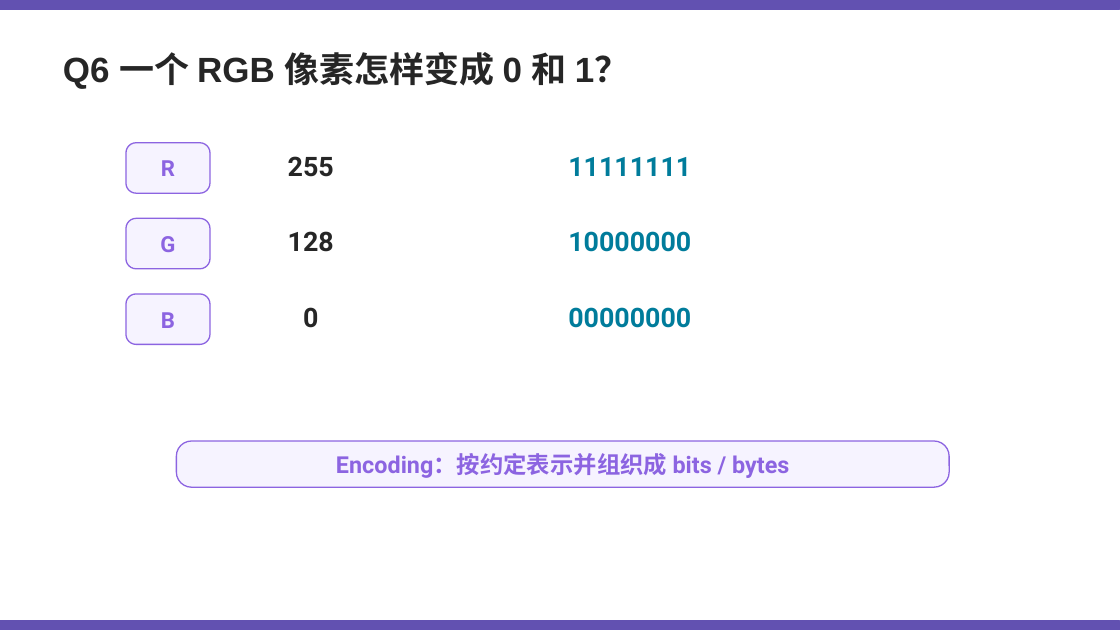
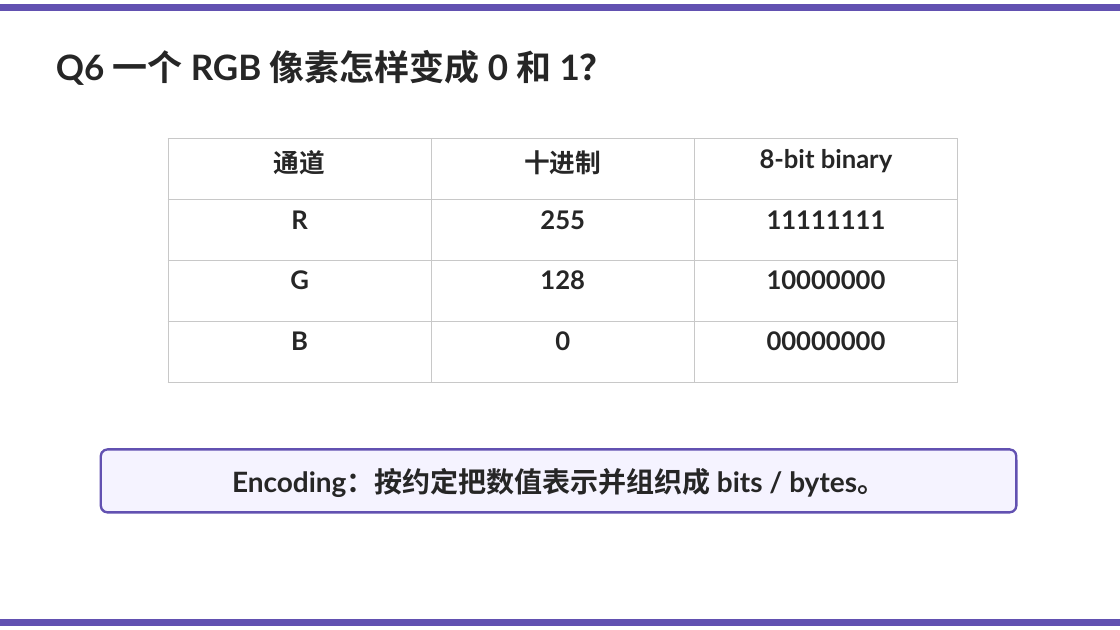
Before and after one commit to Kunonepeng/shtick, a slide deck: slide 18 of 1-2-encoding/1-2-3-image-encoding/image-encoding-v1.pptx (slide 16 before the commit). Drawn at 1120x630 pixels with LibreOffice and Linux fonts; fonts in the diff are those of the drawing. Boxes give left, top, right and bottom in pixels: in the first picture for what was removed or moved away, otherwise in the second. Text is boxed around its words. In the diff, an @@ line names an element or a change of style, - is before the commit and + after.

Commit message:
Refine image encoding classroom materials

```diff
--- a/1-2-encoding/1-2-3-image-encoding/image-encoding-v1.pptx
+++ b/1-2-encoding/1-2-3-image-encoding/image-encoding-v1.pptx
@@ rectangle: place and size @@
-rectangle at (0,0,1120,9)
+rectangle at (0,4,1120,11)
@@ text "Q6 一个 RGB 像素怎样变成 0 ..." at (56,50,615,85): font Arial to Lato @@
@@ rounded rectangle removed at (126,143,210,193) @@
@@ table added at (168,139,957,382), 4 rows, 3 columns @@
+通道 | 十进制 | 8-bit binary
+R | 255 | 11111111
+G | 128 | 10000000
+B | 0 | 00000000
@@ text removed at (161,160,175,176) @@
-R
@@ text removed at (288,156,334,177) @@
-255
@@ text removed at (568,157,691,176) @@
-11111111
@@ rounded rectangle removed at (126,218,210,269) @@
@@ text removed at (160,236,175,252) @@
-G
@@ text removed at (288,231,334,252) @@
-128
@@ text removed at (568,231,691,252) @@
-10000000
@@ rounded rectangle removed at (126,294,210,344) @@
@@ text removed at (161,312,175,328) @@
-B
@@ text removed at (303,307,318,328) @@
-0
@@ text removed at (568,307,691,328) @@
-00000000
@@ rounded rectangle: place and size @@
-rounded rectangle at (176,441,949,487)
+rounded rectangle at (101,450,1017,513)
@@ rounded rectangle at (101,450,1017,513): fill #F6F3FF to #F5F3FF; outline #8C64E1 1.1 pt to #6251B1 2 pt; proportions changed @@
@@ text at (232,468,885,497): text changed; size 20 to 24 pt; font Roboto to Lato; text colour #8C64E1 to #262626 @@
-Encoding：按约定表示并组织成 bits / bytes
+Encoding：按约定把数值表示并组织成 bits / bytes。
@@ rectangle: place and size @@
-rectangle at (0,621,1120,630)
+rectangle at (0,619,1120,626)
```
Also in this commit, not shown: 22 other slides changed, 3 slides added, 1 slide removed, 8 other files.
